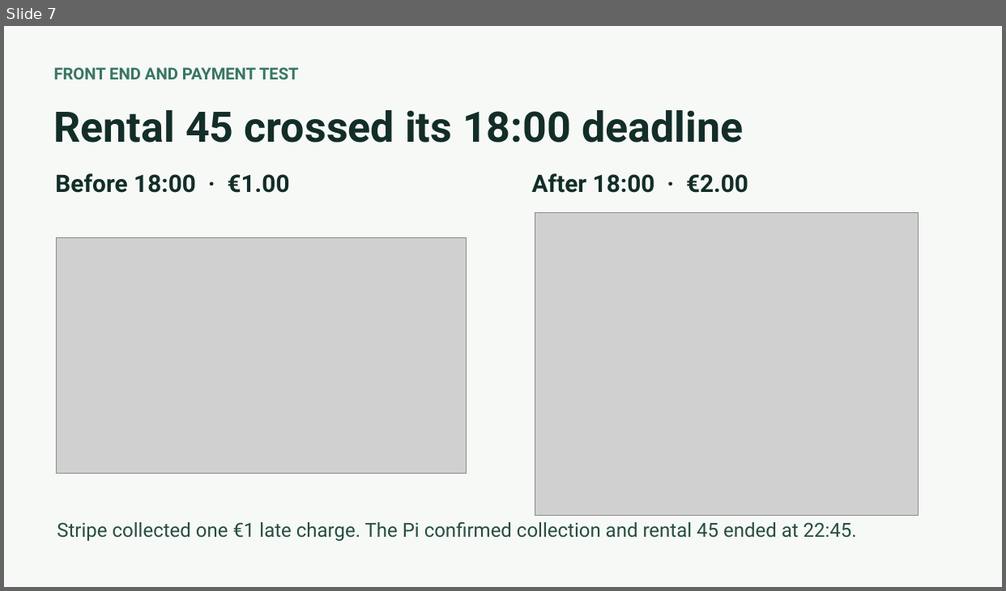
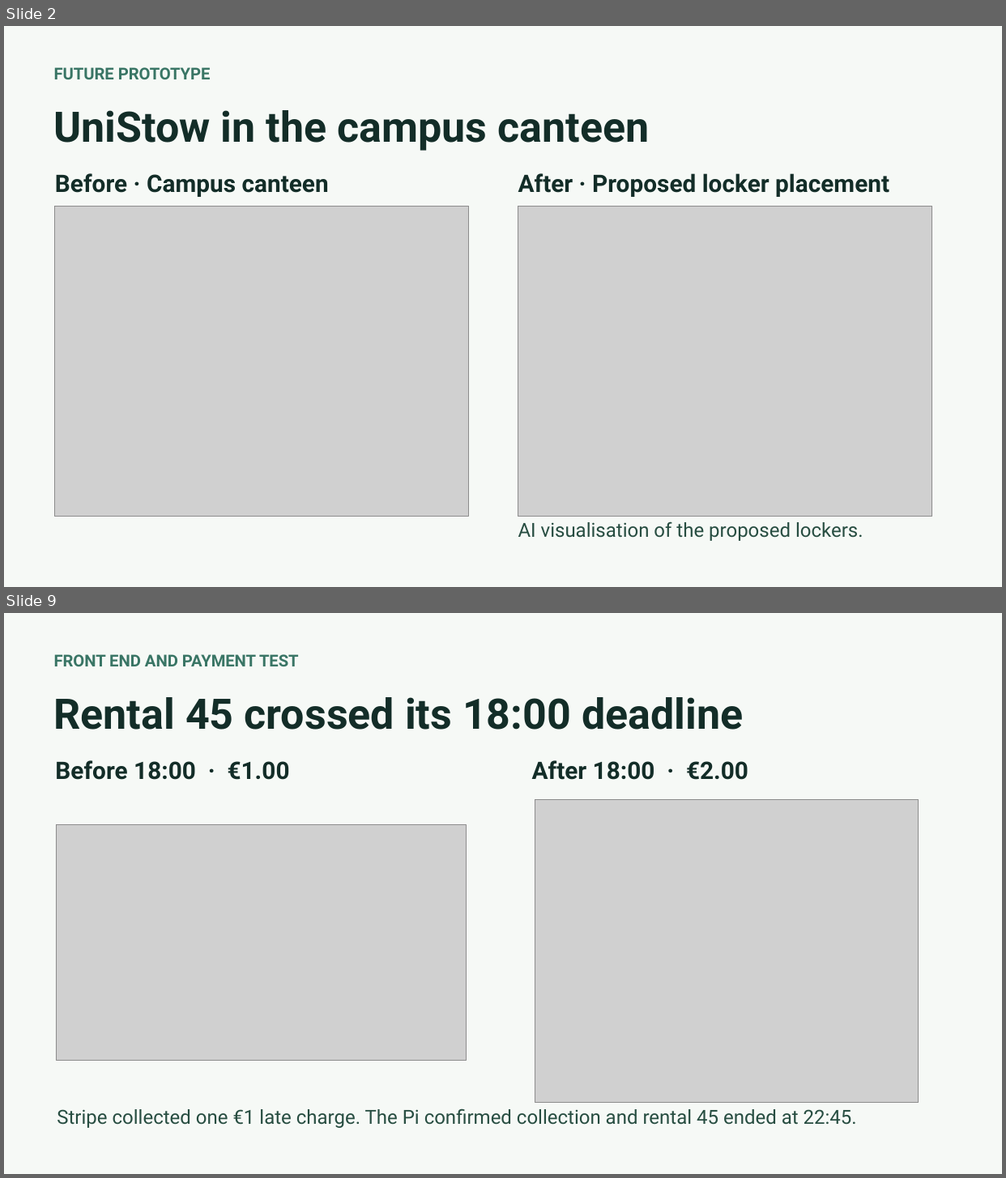
Before and after one commit to nikitsya/UniStow, a slide deck: docs/presentations/UniStow-Progress-Review-2026-11-11.pptx. Shown one above the other, each under a label of ours: slide 7 before the commit, slides 2 and 9 after it; the slides between them are not shown. The pictures are 1006x591 and 1006x1178 pixels, drawn with LibreOffice and Linux fonts; fonts in the diff are those of the drawing; grey boxes stand for pictures. Boxes give left, top, right and bottom in pixels: in the first picture for what was removed or moved away, otherwise in the second. Text is boxed around its words. In the diff, an @@ line names an element or a change of style, - is before the commit and + after.

Commit message:
Illustrate UniStow's architecture and canteen plan
Pair the campus canteen photograph with an AI visualisation to show
where the proposed lockers would sit.

Add an editable diagram tracing an open request from the student's
browser through FastAPI and Mosquitto on EC2 to the Raspberry Pi.
Show how the Pi reports door state over MQTT and sends heartbeats over
HTTPS, and where PostgreSQL and Stripe fit into the rental process.

Shorten the API, database, deployment and hardware slides. Focus the
issue summary on final submission, email notifications and unpaid
balances. Remove the collection safety and overdue billing entries
and the local test count from the review.

```diff
--- a/docs/presentations/UniStow-Progress-Review-2026-11-11.pptx
+++ b/docs/presentations/UniStow-Progress-Review-2026-11-11.pptx
@@ slide 2 added at [4,26,1002,587], background #F6F9F6 @@
@@ text added at [54,67,211,79], 15.8 pt, text #397565, bold @@
+FUTURE PROTOTYPE
@@ text added at [54,110,650,151], 40.5 pt, text #132D28, bold @@
+UniStow in the campus canteen
@@ text added at [55,173,329,197], 23.2 pt, text #132D28, bold @@
+Before · Campus canteen
@@ text added at [518,173,889,197], 23.2 pt, text #132D28, bold @@
+After · Proposed locker placement
@@ picture added at [55,207,469,517] @@
@@ picture added at [518,207,932,517] @@
@@ text added at [518,522,863,541], 18.8 pt, text #274D41 @@
+AI visualisation of the proposed lockers.
@@ what was slide 7 is now slide 9 @@
```
Also in this commit, not shown: 6 slides changed, 1 other slide added.
